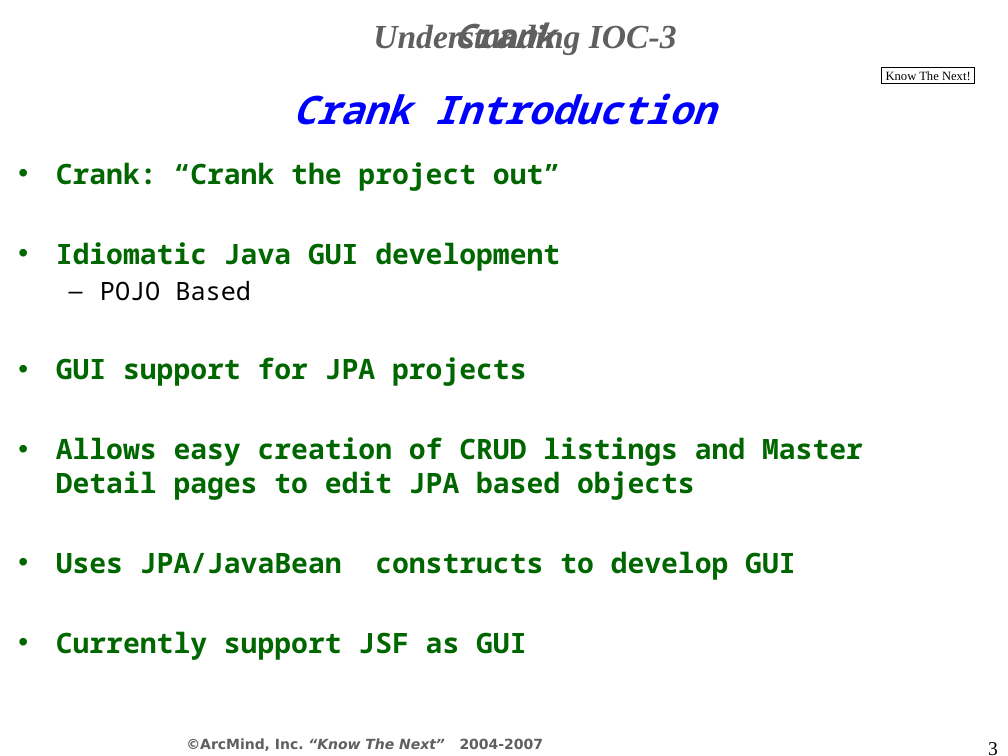
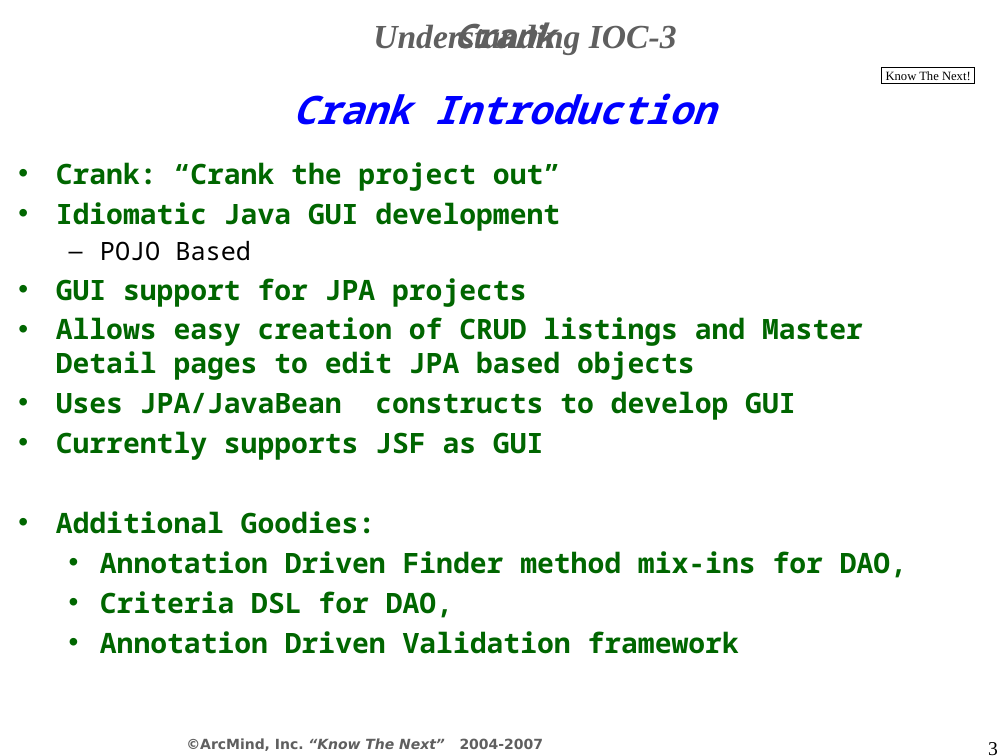
Before and after one commit to tasfe/krank, a slide deck: slide 3 of wiki/ppts/Crank-Slidess.ppt. Drawn at 1008x756 pixels with LibreOffice and Linux fonts; fonts in the diff are those of the drawing; background and template pictures are left out. Boxes give left, top, right and bottom in pixels: in the first picture for what was removed or moved away, otherwise in the second. Text is boxed around its words. In the diff, an @@ line names an element or a change of style, - is before the commit and + after.

```diff
--- a/wiki/ppts/Crank-Slidess.ppt
+++ b/wiki/ppts/Crank-Slidess.ppt
@@ text at box(56, 431, 907, 654): text changed @@
-• Currently support JSF as GUI
+• Currently supports JSF as GUI
+• Additional Goodies:
+  • Annotation Driven Finder method mix-ins for DAO,
+  • Criteria DSL for DAO,
+  • Annotation Driven Validation framework
```
Also in this commit, not shown: 2 other slides changed.
